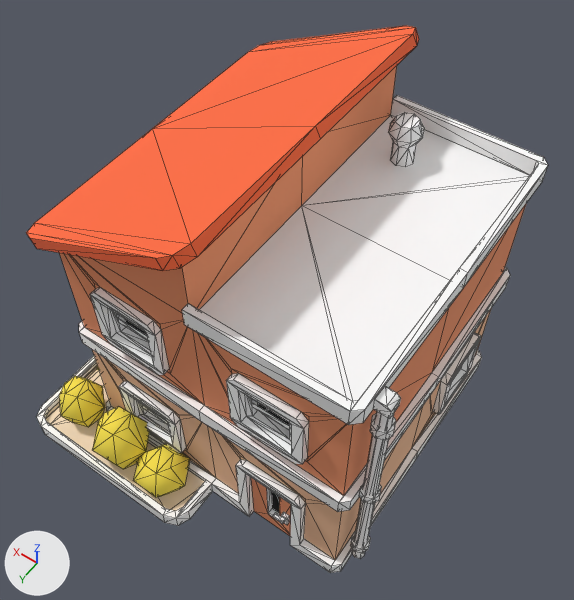
A saved change to the glTF model assets/kenney/citysuburban/building-type-l.glb.
One viewpoint serves both versions: a 50 mm camera at (-0.787, 1.025, 2.119) aimed at (-0.052, -0.004, 0.503). Lighting does not change. The marker at lower left points along +X, +Y and +Z. The picture after the commit comes second. Mesh edges are drawn as thin lines.

In view in the first picture: 'building-type-l'.
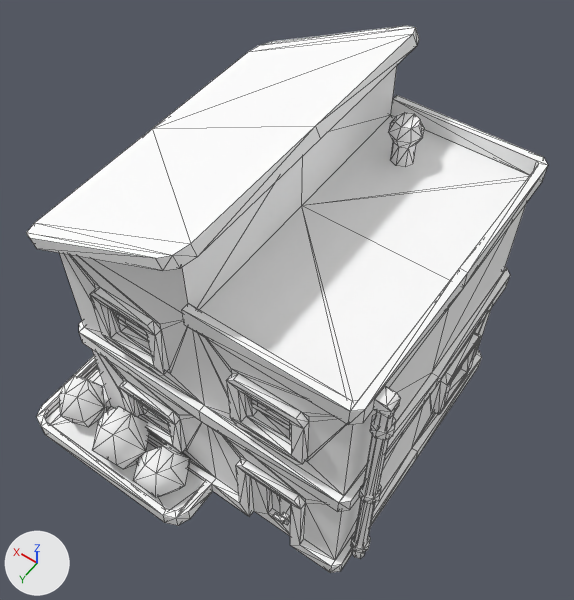
Where the change shows, as pixel boxes [x1, y1, x2, y2] in the pictures (574 x 600 px):
```json
{"object": "building-type-l", "change": "recoloured", "before": [26, 26, 527, 563], "after": [26, 26, 527, 563], "on screen": "lighter"}
```

Scene script edits in JSON lines:
```json
{"op": "add", "block": "mat_colormap_017", "code": ["mat_colormap_017 = principled_material('colormap.017')", "mat_colormap_017.base_color = (1.0, 1.0, 1.0)  # white #ffffff", "mat_colormap_017.roughness = 1.0"]}
{"block": "me_building_type_l", "where": "me_building_type_l.from_pydata(...)  # 761 vertices, 1310 faces; spans x -0.517..0.517, y -0.51..0.51, z 0.0..1.049"}
{"op": "remove", "block": "me_building_type_l", "code": "me_building_type_l.materials.append(mat_colormap)"}
{"op": "add", "block": "me_building_type_l", "code": "me_building_type_l.materials.append(mat_colormap_017)  # white #ffffff"}
```
